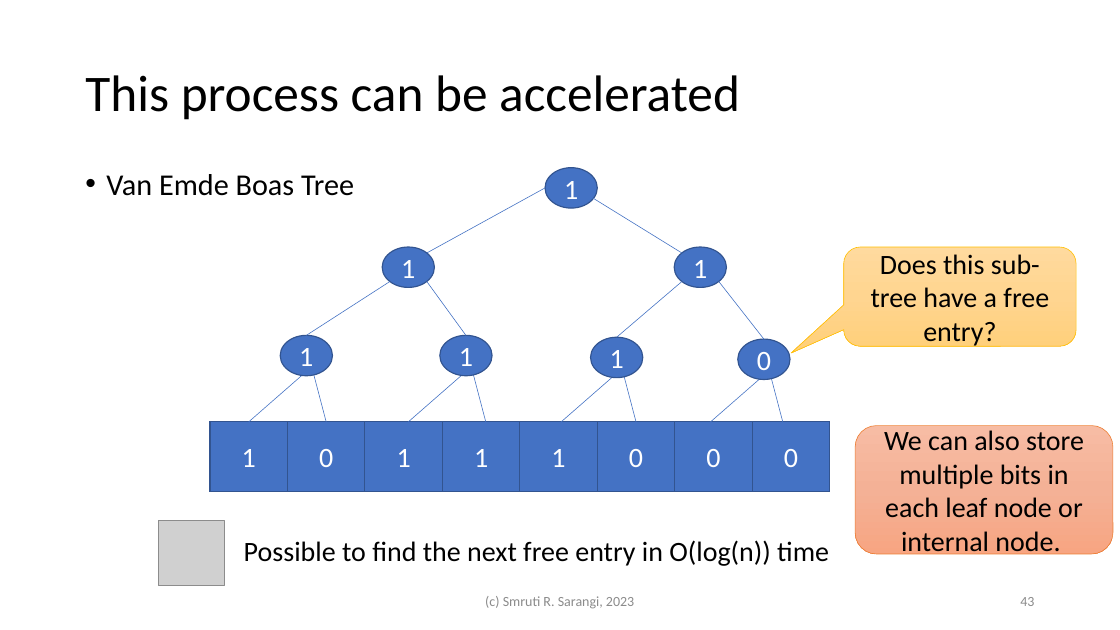
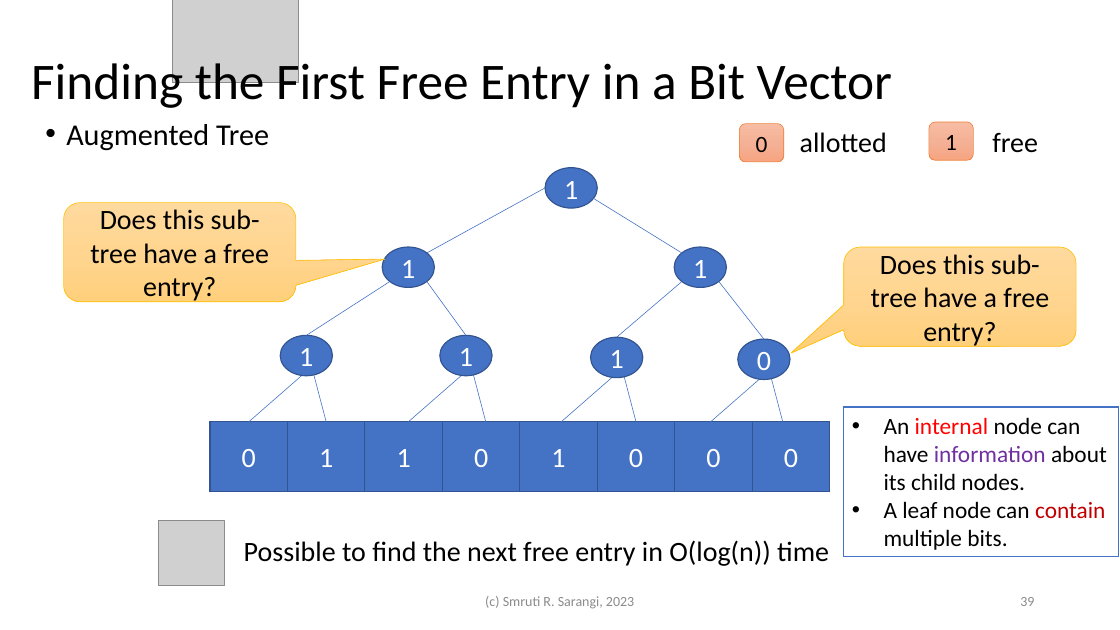
Before and after one commit to sarthak-panda/Sem6, a slide deck: slide 39 of COL331/LEC/3.processes.pptx (slide 43 before the commit). Drawn at 1120x630 pixels with LibreOffice and Linux fonts; fonts in the diff are those of the drawing; grey boxes stand for pictures. Boxes give left, top, right and bottom in pixels: in the first picture for what was removed or moved away, otherwise in the second. Text is boxed around its words. In the diff, an @@ line names an element or a change of style, - is before the commit and + after.

```diff
--- a/COL331/LEC/3.processes.pptx
+++ b/COL331/LEC/3.processes.pptx
@@ picture added at (172, 0, 299, 82) @@
@@ title at (31, 56, 892, 111): text changed @@
-This process can be accelerated
+Finding the First Free Entry in a Bit Vector
@@ text at (66, 124, 269, 151): text changed @@
-• Van Emde Boas Tree
+• Augmented Tree
@@ rounded rectangle added at (739, 124, 784, 162), fill gradient #F7BDA5 to #F5B196 to #F8A582, outline #ED7D31 0.5 pt, 20 pt, text #000000 @@
+0
@@ text added at (800, 132, 887, 153), 24 pt, text #000000 @@
+allotted
@@ rounded rectangle added at (929, 122, 974, 160), fill gradient #F7BDA5 to #F5B196 to #F8A582, outline #ED7D31 0.5 pt, 20 pt, text #000000 @@
+1
@@ text added at (992, 133, 1038, 153), 24 pt, text #000000 @@
+free
@@ rounded speech box added at (64, 202, 297, 302), fill gradient #FFDB9E to #FFD590 to #FFD07C, outline #FFC000 0.5 pt, 24 pt, text #000000 @@
+Does this sub-tree have a free entry?
@@ rectangle added at (844, 407, 1118, 556), fill #FFFFFF, outline #4472C4 1 pt, 20 pt, text #000000 @@
+• An internal node can
+  have information about
+  its child nodes.
+• A leaf node can contain
+  multiple bits.
@@ rectangle "0": place and size @@
-rectangle "0" at (287, 422, 365, 492)
+rectangle "0" at (210, 422, 287, 492)
@@ rectangle "1": place and size @@
-rectangle "1" at (210, 422, 287, 492)
+rectangle "1" at (287, 422, 365, 492)
@@ text in rectangle at (474, 449, 488, 467): text changed @@
-1
+0
@@ rounded rectangle removed at (855, 426, 1113, 555) @@
-We can also store multiple bits in each leaf node or internal node.
@@ page number at (1020, 597, 1034, 606): text changed @@
-43
+39
```
Also in this commit, not shown: 34 other slides changed, 7 slides added, 2 slides removed, 13 other files.
